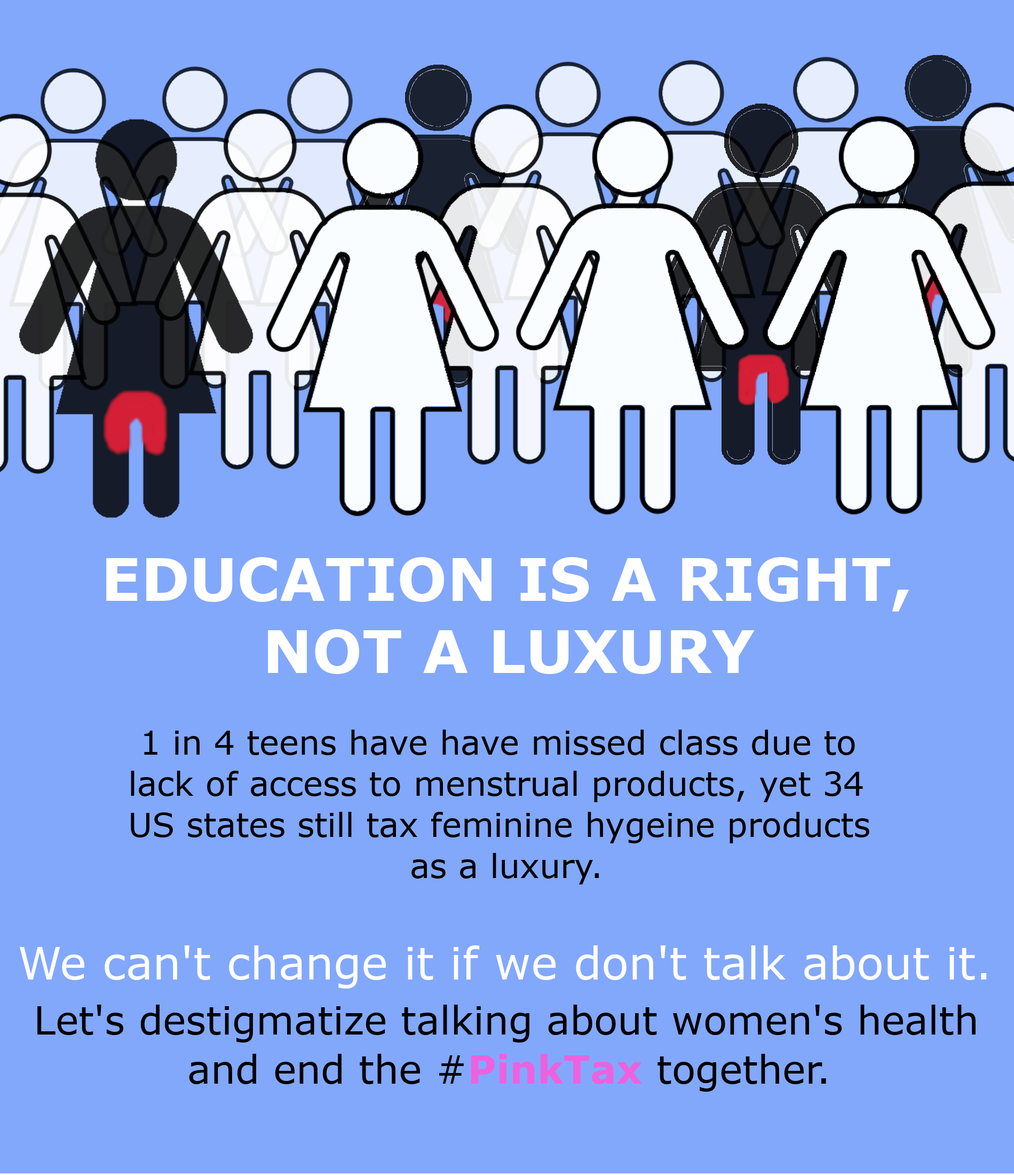
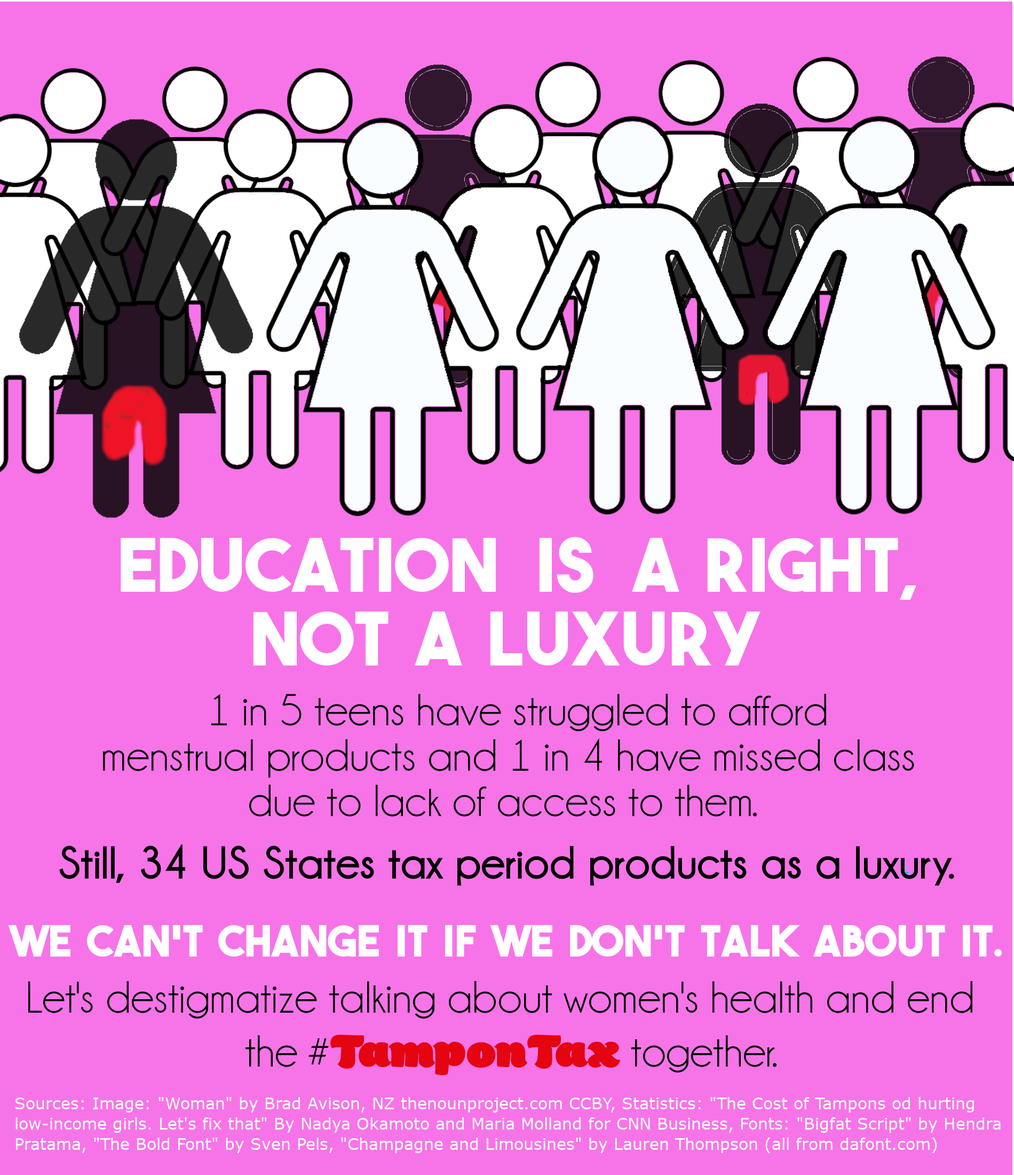
Layers edited between the first and the second 1014x1175 image:
renamed "1 in 4 teens have have missed..." to "1 in 5 teens have struggle...", painted on it over bbox(103, 693, 915, 885)
renamed "EDUCATION IS A RIGHT, NOT A ..." to "EDUCATION IS A RIGHT, ...", painted on it over bbox(106, 536, 917, 674)
renamed "We can't change it if we don't..." to "We can't change it if we ...", painted on it over bbox(8, 924, 1003, 1092)
added group "Layer Group" with 4 layers above "Layer Group #1" over bbox(18, 115, 997, 518)
moved "noun_Woman_366332.xcf" into group "Layer Group", painted on it over bbox(18, 118, 255, 518)
moved "noun_Woman_366332.xcf #2" into group "Layer Group" over bbox(761, 115, 997, 515)
moved "noun_Woman_366332.xcf #3" into group "Layer Group" over bbox(265, 116, 501, 517)
moved "noun_Woman_366332.xcf #1" into group "Layer Group" over bbox(515, 115, 751, 515)
added group "Layer Group #1" with 5 layers above "Layer Group #2" over bbox(0, 101, 1014, 475)
moved "noun_Woman_366332.xcf #4" into group "Layer Group #1" over bbox(655, 103, 868, 465)
"noun_Woman_366332.xcf #6": opacity 90% → 100%, moved it into group "Layer Group #1" over bbox(153, 108, 367, 470)
"noun_Woman_366332.xcf #5": opacity 90% → 100%, moved it into group "Layer Group #1" over bbox(400, 103, 613, 465)
added group "Layer Group #2" with 8 layers above "Still, 34 US States tax pe..." over bbox(0, 56, 1014, 391)
"noun_Woman_366332.xcf #9": opacity 75% → 100%, moved it into group "Layer Group #2" over bbox(224, 67, 415, 391)
moved "noun_Woman_366332.xcf #10" into group "Layer Group #2" over bbox(343, 64, 534, 388)
"noun_Woman_366332.xcf #15": opacity 80% → 100%, moved it into group "Layer Group #2" over bbox(730, 56, 921, 380)
"noun_Woman_366332.xcf #11": opacity 80% → 100%, moved it into group "Layer Group #2" over bbox(473, 61, 664, 385)
painted on "Background" over bbox(0, 0, 1014, 1175)
…and 8 more changes (2 added, 1 moved_by, 5 opacity, 6 stack)
